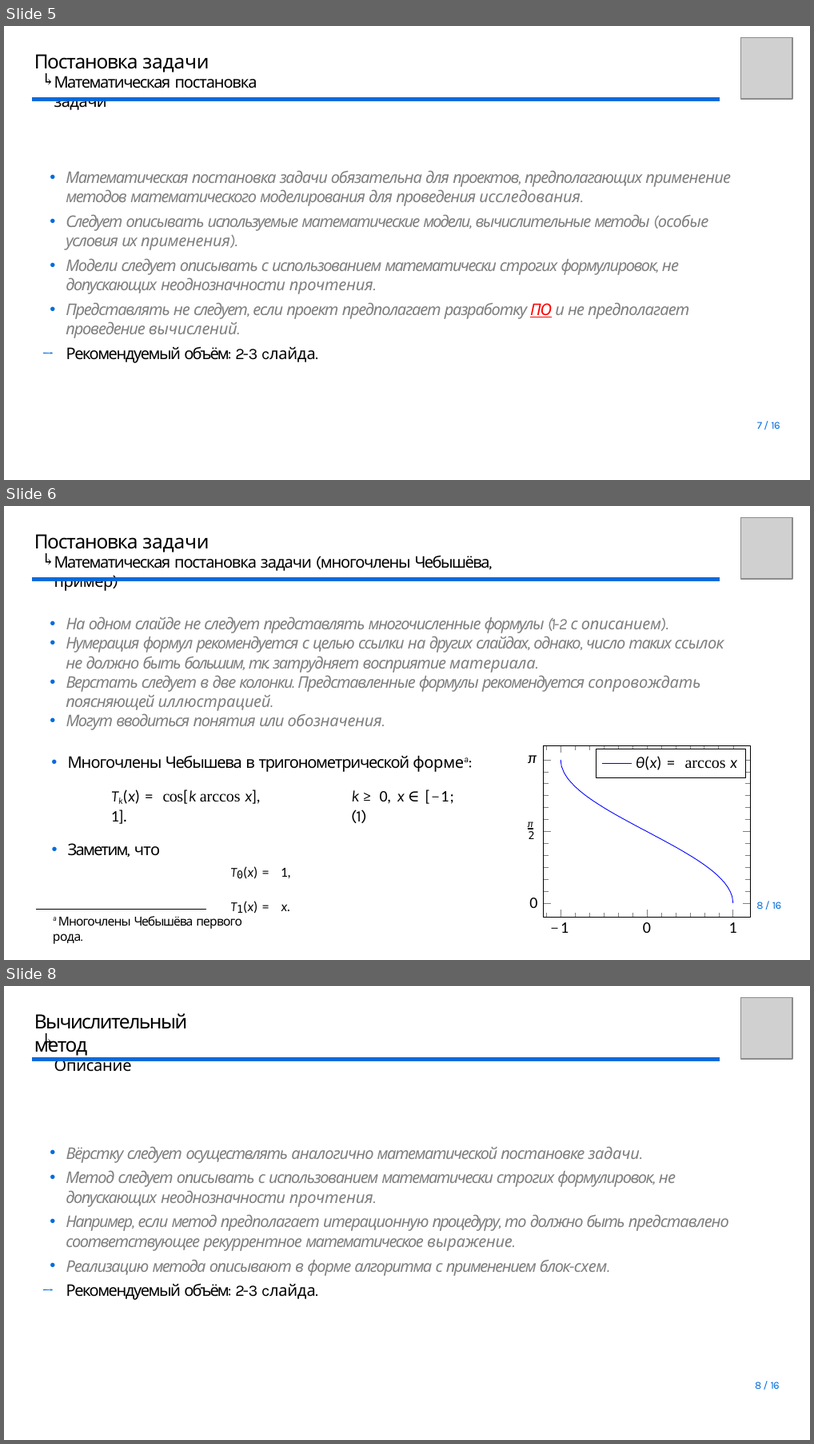
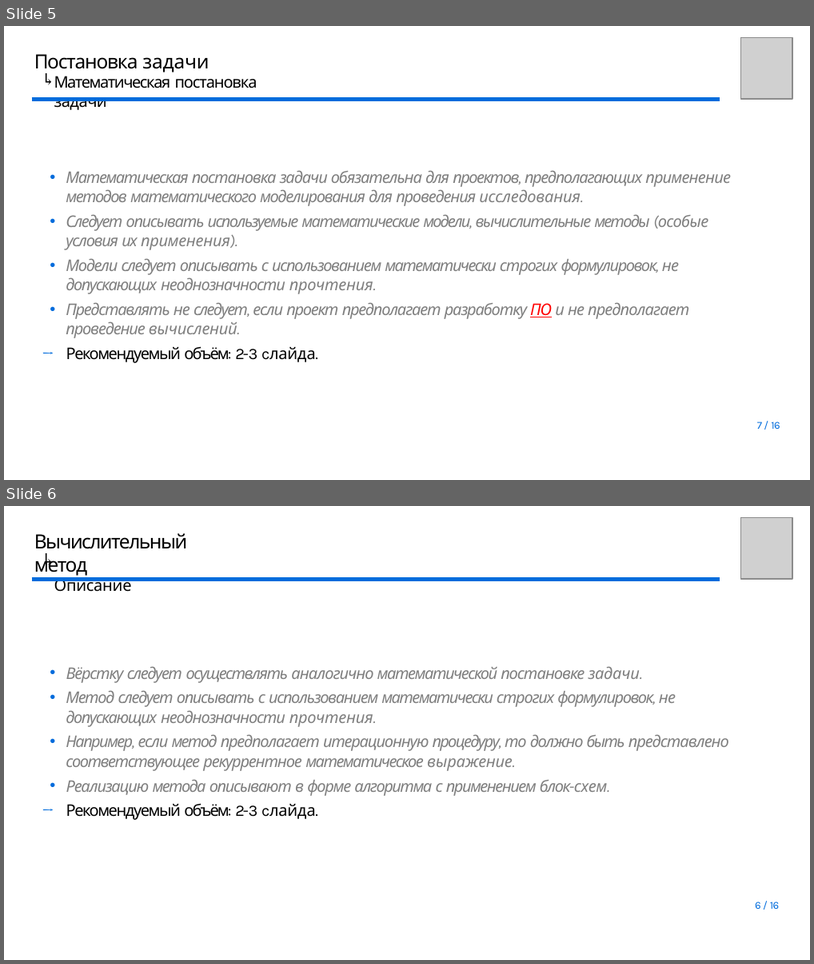
Before and after one commit to youngB0rrov/bmstu_doc, a slide deck: Master/Diploma/presentation/Презентация.pptx. Shown one above the other, each under a label of ours: slides 5, 6 and 8 before the commit, slides 5 and 6 after it; the slides between them are not shown. The pictures are 814x1444 and 814x964 pixels, drawn with LibreOffice and Linux fonts; fonts in the diff are those of the drawing; grey boxes stand for pictures; background and template pictures are left out. Boxes give left, top, right and bottom in pixels: in the first picture for what was removed or moved away, otherwise in the second. Text is boxed around its words. In the diff, an @@ line names an element or a change of style, - is before the commit and + after.

```diff
--- a/Master/Diploma/presentation/Презентация.pptx
+++ b/Master/Diploma/presentation/Презентация.pptx
@@ slide 6 removed at bbox=[4, 506, 810, 960], background #FFFFFF @@
@@ picture removed at bbox=[742, 517, 793, 579] @@
@@ title removed at bbox=[34, 534, 490, 591] @@
-Постановка задачи
-Математическая постановка задачи (многочлены Чебышёва, пример)
@@ text removed at bbox=[38, 551, 55, 566] @@
-↰
@@ freeform shape removed at bbox=[32, 579, 720, 579] @@
@@ text removed at bbox=[66, 616, 725, 730] @@
-• На одном слайде не следует представлять многочисленные формулы (1-2 с описанием).
-• Нумерация формул рекомендуется с целью ссылки на других слайдах, однако, число таких ссылок не должно быть большим, т.к. затрудняет восприятие материала.
-• Верстать следует в две колонки. Представленные формулы рекомендуется сопровождать
-поясняющей иллюстрацией.
-• Могут вводиться понятия или обозначения.
@@ group removed at bbox=[543, 745, 750, 917]: 9 freeform shapes @@
@@ text removed at bbox=[68, 755, 738, 772] @@
-• Многочлены Чебышева в тригонометрической формеa: θ(x) = arccos x
@@ text removed at bbox=[528, 755, 537, 763] @@
-π
@@ group removed at bbox=[560, 749, 746, 902]: 4 freeform shapes @@
@@ text removed at bbox=[123, 789, 454, 912] @@
-Tk(x) = cos[k arccos x], k ≥ 0, x ∈ [−1; 1]. (1)
-• Заметим, что
@@ text removed at bbox=[528, 821, 535, 839] @@
-π
-2
@@ text removed at bbox=[243, 866, 291, 913] @@
-T0(x) = 1,
-T1(x) = x.
@@ freeform shape removed at bbox=[36, 908, 206, 908] @@
@@ text removed at bbox=[530, 897, 538, 908] @@
-0
@@ text removed at bbox=[757, 901, 782, 908] @@
-8 / 16
@@ text removed at bbox=[53, 916, 242, 944] @@
-a Многочлены Чебышёва первого рода.
@@ text removed at bbox=[550, 922, 569, 932] @@
-−1
@@ text removed at bbox=[643, 922, 651, 932] @@
-0
@@ text removed at bbox=[730, 922, 738, 932] @@
-1
@@ what was slide 8 is now slide 6 @@
@@ page number at bbox=[755, 901, 779, 908]: text changed @@
-8 / 16
+6 / 16
```
Also in this commit, not shown: 2 slides changed, 2 slides added, 1 other slide removed, 1 other file.
